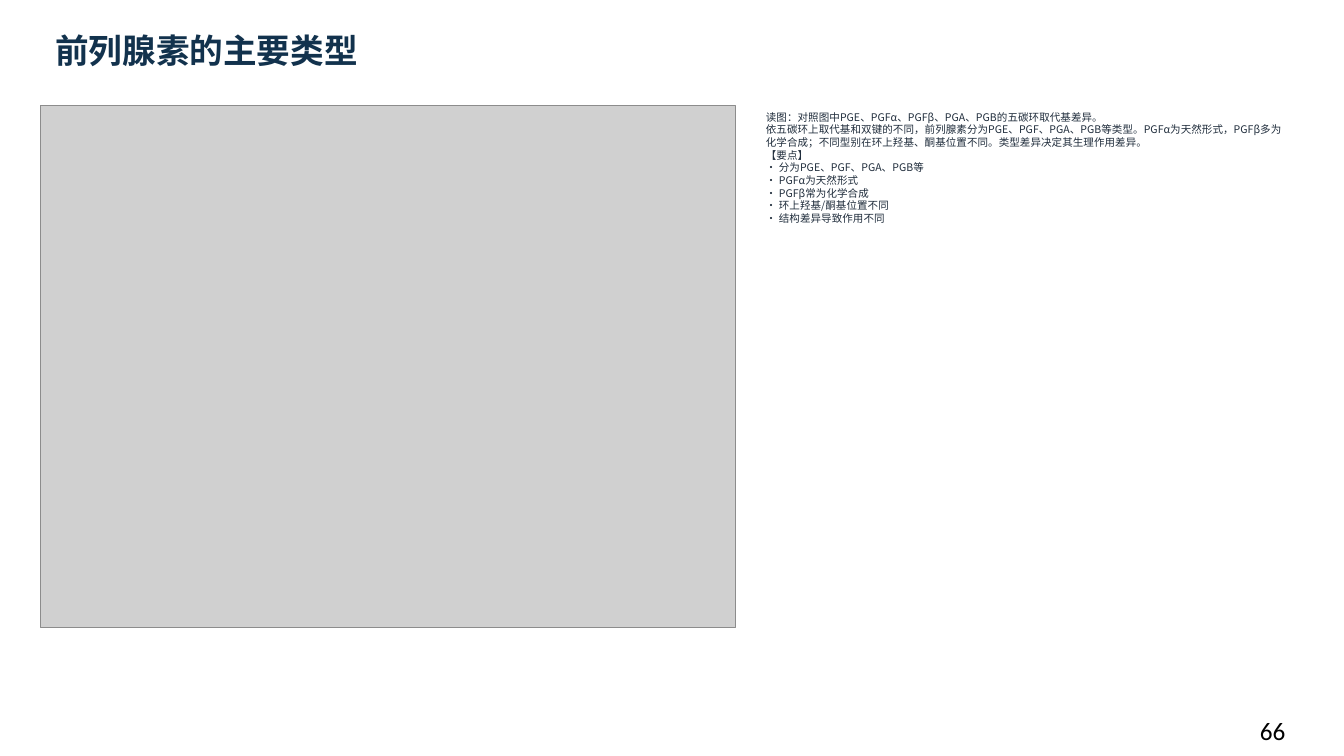
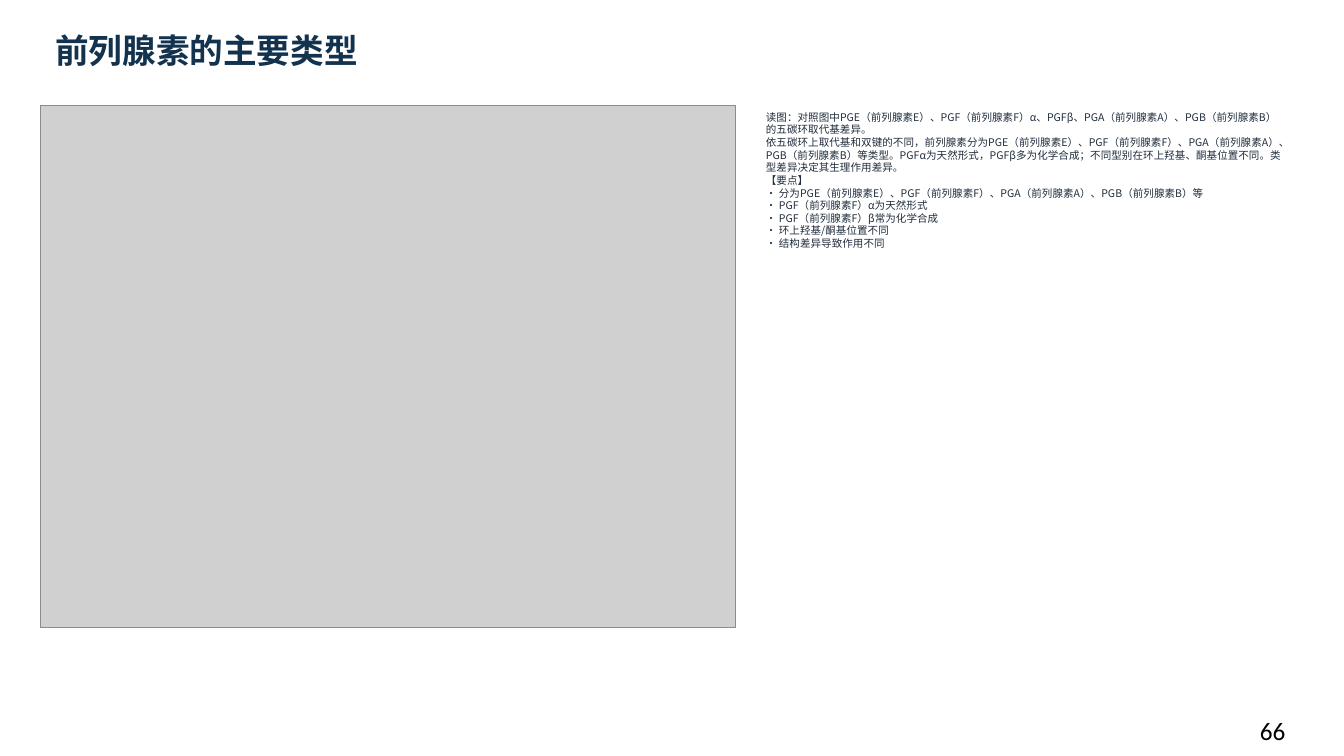
Before and after one commit to newkan-li/Biochemistry, a slide deck: slide 66 of downloads/bc14-ai-style.pptx. Drawn at 1344x756 pixels with LibreOffice and Linux fonts; fonts in the diff are those of the drawing; grey boxes stand for pictures. Boxes give left, top, right and bottom in pixels: in the first picture for what was removed or moved away, otherwise in the second. Text is boxed around its words. In the diff, an @@ line names an element or a change of style, - is before the commit and + after.

```diff
--- a/downloads/bc14-ai-style.pptx
+++ b/downloads/bc14-ai-style.pptx
@@ text at bbox=[766, 112, 1289, 248]: text changed @@
-读图：对照图中PGE、PGFα、PGFβ、PGA、PGB的五碳环取代基差异。
-依五碳环上取代基和双键的不同，前列腺素分为PGE、PGF、PGA、PGB等类型。PGFα为天然形式，PGFβ多为化学合成；不同型别在环上羟基、酮基位置不同。类型差异决定其生理作用差异。
-【要点】
-• 分为PGE、PGF、PGA、PGB等
-• PGFα为天然形式
-• PGFβ常为化学合成
-• 环上羟基/酮基位置不同
-• 结构差异导致作用不同
+读图：对照图中PGE（前列腺素E）、PGF（前列腺素F）α、PGFβ、PGA（前列腺素A）、PGB（前列腺素B）的五碳环取代基差异。
+依五碳环上取代基和双键的不同，前列腺素分为PGE（前列腺素E）、PGF（前列腺素F）、PGA（前列腺素A）、PGB（前列腺素B）等类型。PGFα为天然形式，PGFβ多为化学合成；不同型别在环上羟基、酮基位置不同。类型差异决定其生理作用差异。
+【要点】
+• 分为PGE（前列腺素E）、PGF（前列腺素F）、PGA（前列腺素A）、PGB（前列腺素B）等
+• PGF（前列腺素F）α为天然形式
+• PGF（前列腺素F）β常为化学合成
+• 环上羟基/酮基位置不同
+• 结构差异导致作用不同
```
Also in this commit, not shown: 22 other slides changed, 5 other files.
